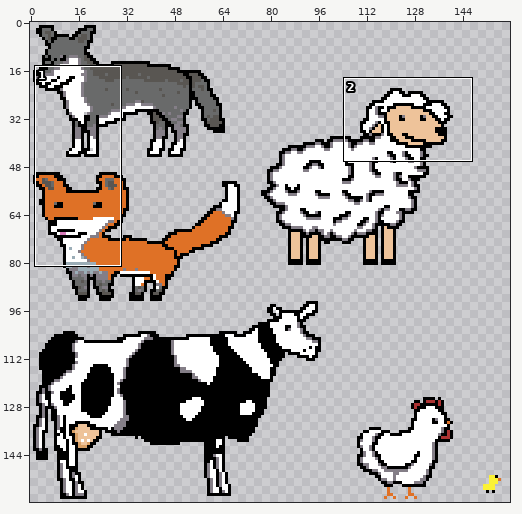
A sprite sheet gets an edit: Assets/ArtAssest/Animals/AnimalsForPopulationOutOfBounds.png. Above, an overview of the earlier version with the close-up marked.
Close-up. Before:
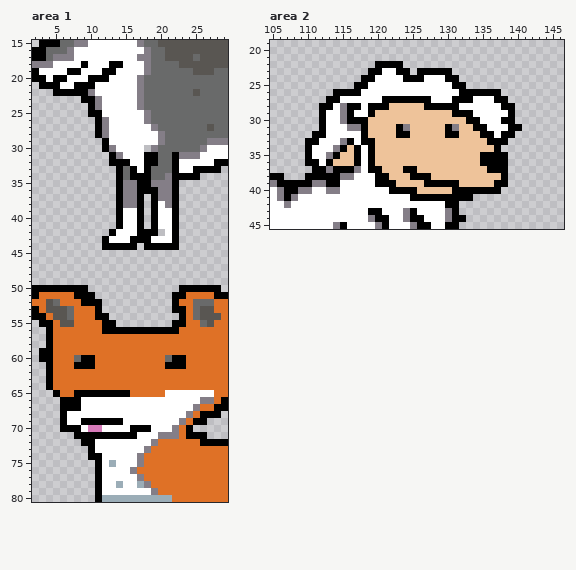
The file is 160x160 pixels. Shown: area 1: x 2..29, y 15..80; area 2: x 105..146, y 19..45. The commit also changed other parts of the picture, which this record leaves out.
New version:
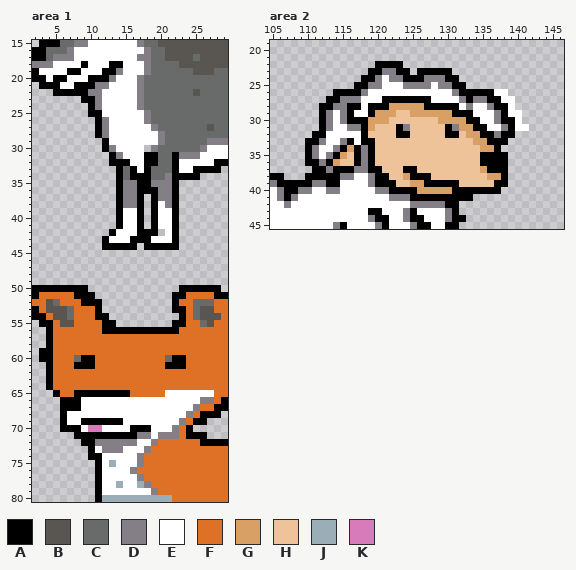
Palette (. is transparent): A #000000  B #595652  C #696a6a  D #847e87  E #ffffff  F #df7126  G #d9a066  H #eec39a  J #9badb7  K #d77bba
Difference:
--- area 1
@@ x 9..16 @@
 18 AEEEAAEE
-19 EEEAAEEE
-20 EAAAEEEE
-21 AAEEEEEE
-22 ADEEEEEE
+19 EEEAADEE
+20 EAAADEEE
+21 AADDEEEE
+22 ADDEEEEE
 23 AADEEEEE
@@ x 9..20 @@
 70 EKKEEEEAAAEE
-71 AAAAAAAAEEED
-72 AAEEEEEEEEDF
-73 .AEEEEEEEDFF
+71 AAAAAAAADDED
+72 AADDDDDDEEDF
+73 .AEDDDEEEDFF
 74 .AAEEEEEDFFF
--- area 2
@@ x 105..146 @@
 22 ...............AAAA.......................
-23 ..............AAEEAA.AAAAA................
-24 .............AAEEEEAAAEEEAA...............
-25 ............AAEEEEEEEEEEEEAA..............
-26 .........AAAAEEEEEEEEEEEEEEAAAAAA.........
-27 ........AAEEEEEEAAAAAAAEEEAAAEEEAA........
-28 .......AAEDAAEAAAHHHHHAAAAAEEEEEEAA.......
-29 .......AEEDAEEAHHHHHHHHHHHAAAEEEEEA.......
-30 .......AEEDAAAHHHHHHHHHHHHHHAAEEEAA.......
-31 .......AEEEDDAHHHHADHHHHHADHHAAEEEAA......
-32 ......AAEEEEEAHHHHAAHHHHHAAHHHAAEAA.......
-33 .....AAEEEDAEAAHHHHHHHHHHHHHHHHAAA........
-34 .....AEEEDAHAEAHHHHHHHHHHHHHHHHHA.........
-35 .....AEEDAHHAEAHHHHHHHHHHHHHHHAAAA........
-36 .....AAEAHHHAEAHHHHHHHHHHHHHHHAAAA........
-37 ......AADAAADEAAHHHAAHHHHHHHHHHAAA........
-38 AA...AAAAADDEEEAAHHHAAAHHHHHHHHHHA........
-39 DAAAAADDAAEEEEEAAAHHHHAAAAAHHHHHAA........
-40 EDAADDEEDDEEEEEEEAAAAHHHHHAAAAAAA.........
-41 EDADEEEEEEEEEEEEEEEEAAAAAAAAA.............
-42 EEDEEEEEEEEEEEEEEEEEEEEEEAA...............
+23 ..............AADDAA.AAAAA................
+24 .............AADEDDAAADDDAA...............
+25 ............AADDEEEDDDDEDDAA..............
+26 .........AAAADEEEEEEEEEEEEDAAAAAEE........
+27 ........AADDDEEEAAAAAAAEEEEDADDAAEE.......
+28 .......AADDAAEAAAGGGGGAAAAAEDEEDAAE.......
+29 .......ADEDAEEAGGGHHGGGGGGAAAEEEDAEE......
+30 .......ADEDAAAGGGHHHHHHHGGGGAAEEDAAE......
+31 .......ADEEDDAGHHHADHHHHHADGGAAEEDAEE.....
+32 ......AAEEEEEAHHHHAAHHHHHAAHGGAADAA.......
+33 .....AADEEDAEAAHHHHHHHHHHHHHHGGAAA........
+34 .....ADEEDAGADAHHHHHHHHHHHHHHHGGA.........
+35 .....ADEDAGHADAHHHHHHHHHHHHHHHAAAA........
+36 .....AADAGHHADAHHHHHHHHHHHHHHHAAAA........
+37 ......AADAAADDAAHHHAAHHHHHHHHHGAAA........
+38 AA...AAAAADDEEDAAHHGAAAHHHHHHHHGGA........
+39 DAAAAADDAAEEEEDAAAHHGGAAAAAHHHHHAA........
+40 EDAADDEEDDEEEEEDDAAAAGGGGGAAAAAAA.........
+41 EDADEEEEEEEEEEEEEDDDAAAAAAAAA.............
+42 EEDEEEEEEEEEEEEEEEEEDDDDDAA...............
 43 EEEEEEEEEEEEEEAAEEEDAEEEEDA...............
Pixel boxes of the changes (left, top, right, bottom) in both close-ups:
changed: (95, 68, 123, 96)
changed: (95, 432, 151, 453)
changed: (312, 68, 529, 208)
